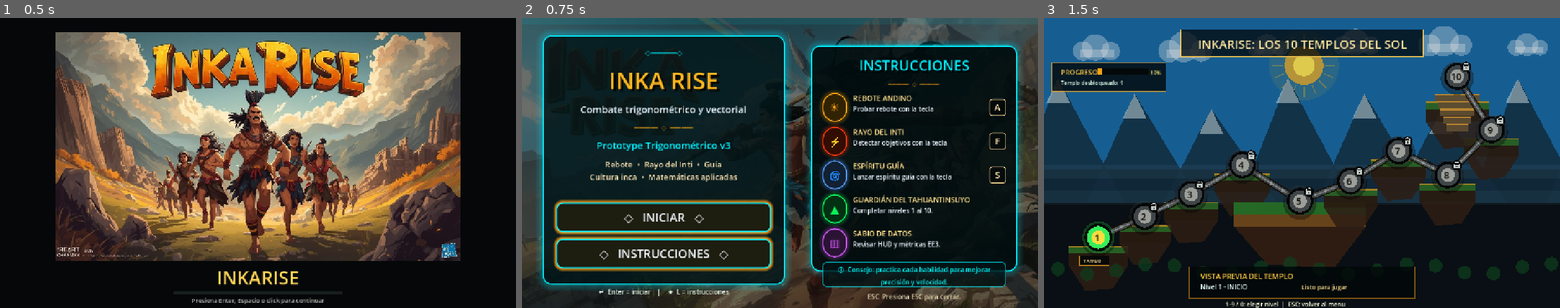
Above: before the commit, frames 1-3 (left to right).
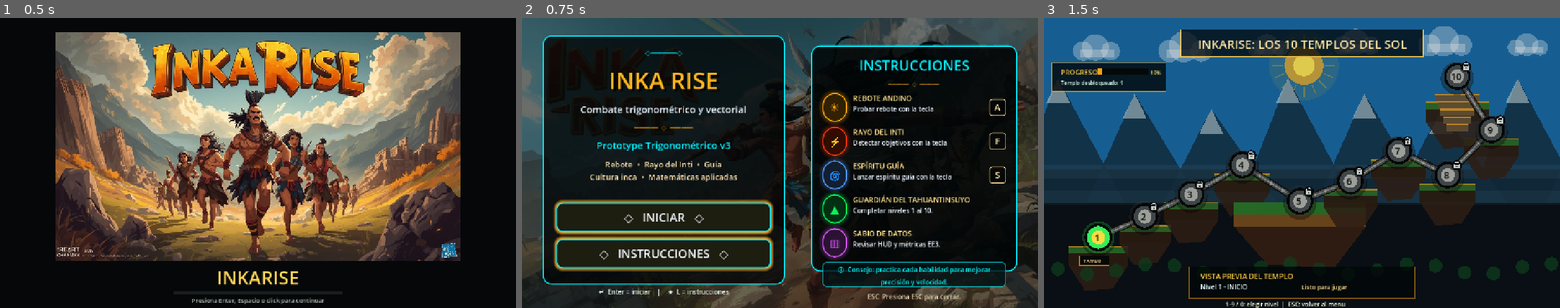
Above: after the commit, the same moments.

Repository: LeniSarmiento/INKA-RISA
Game: Godot game, scene res://scenes/Splash.tscn
The game is run twice, just before and just after one commit, with the same random seed, the same clock (stepped at 60 frames per second) and the same inputs.
Inputs (mouse positions are in pixels of both pictures, inside the frame that each line leads up to):
- Up to frame 1 (0.5 s): no input
- Up to frame 2 (0.75 s): tap Enter at 0.5 s; move the mouse to (893, 148) at 0.52 s; tap E at 0.6 s; click (893, 148) at 0.67 s
- Up to frame 3 (1.5 s): tap Space at 0.77 s; click "◇ INICIAR ◇" at 1.25 s

Frame 1 is identical in both runs. In frame 2, 4.1% of the frame differs, in the area x 3-97%, y 4-94%; in frame 3, nothing differs.

Commit message:
Mainmenu, cambios de menu de sombreado

Diff:
--- a/scripts/MainMenu.gd
+++ b/scripts/MainMenu.gd
@@ -39,7 +39,7 @@
 	add_child(dark_overlay)
 
 	var cyan_glow_top: ColorRect = ColorRect.new()
-	cyan_glow_top.color = Color(0.0, 0.95, 1.0, 0.08)
+	cyan_glow_top.color = Color(0.0, 0.95, 1.0, 0.0)
 	cyan_glow_top.position = Vector2(0, 0)
 	cyan_glow_top.size = Vector2(width, 16)
 	add_child(cyan_glow_top)
@@ -47,7 +47,7 @@
 	var left_panel: Panel = Panel.new()
 	left_panel.position = Vector2(width * 0.04, height * 0.06)
 	left_panel.size = Vector2(width * 0.47, height * 0.86)
-	left_panel.add_theme_stylebox_override("panel", _make_panel_style(Color(0.005, 0.02, 0.025, 0.78), Color(0.0, 0.95, 1.0, 0.92), 3, 22, Color(0.0, 0.9, 1.0, 0.28), 18))
+	left_panel.add_theme_stylebox_override("panel", _make_panel_style(Color(0.005, 0.02, 0.025, 0.78), Color(0.0, 0.95, 1.0, 0.92), 3, 22, Color(0.0, 0.0, 0.0, 0.0), 0))
 	add_child(left_panel)
 
 	_create_left_content(left_panel)
@@ -186,7 +186,7 @@
 	instructions_panel.position = Vector2(width * 0.56, height * 0.095)
 	instructions_panel.size = Vector2(width * 0.40, height * 0.78)
 	instructions_panel.visible = instructions_visible
-	instructions_panel.add_theme_stylebox_override("panel", _make_panel_style(Color(0.0, 0.018, 0.022, 0.86), Color(0.0, 0.95, 1.0, 0.96), 3, 22, Color(0.0, 0.9, 1.0, 0.24), 16))
+	instructions_panel.add_theme_stylebox_override("panel", _make_panel_style(Color(0.0, 0.018, 0.022, 0.86), Color(0.0, 0.95, 1.0, 0.96), 3, 22, Color(0.0, 0.0, 0.0, 0.0), 0))
 	add_child(instructions_panel)
 
 	var margin: MarginContainer = MarginContainer.new()
